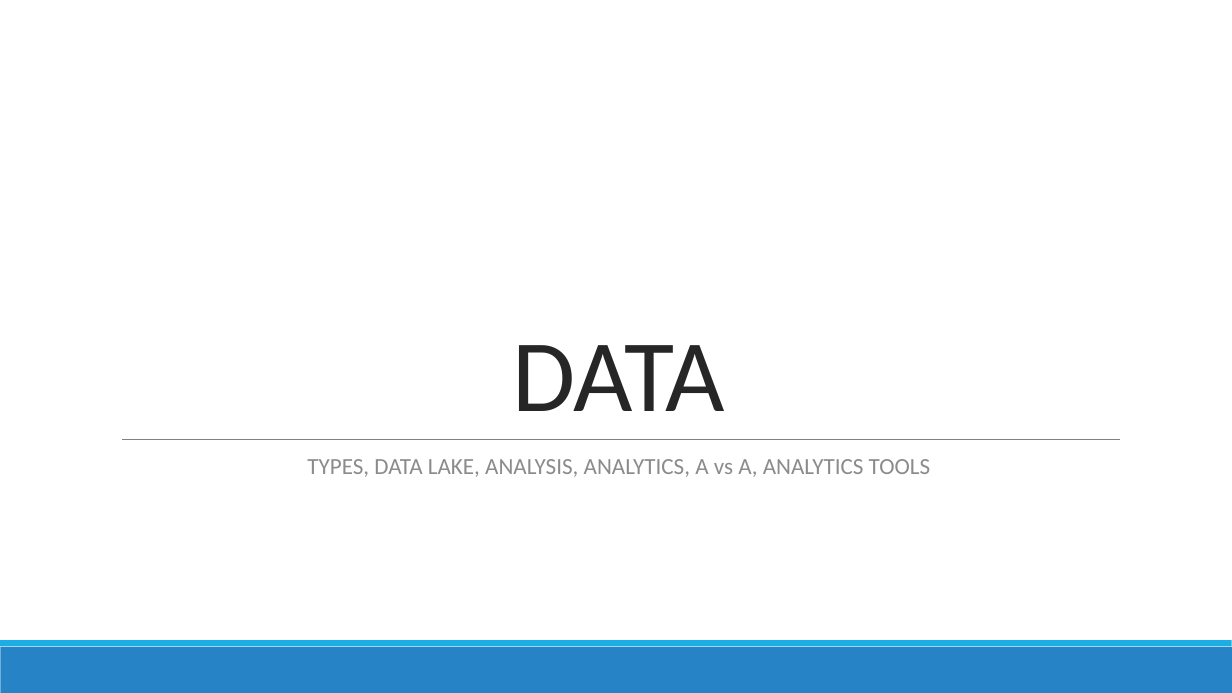
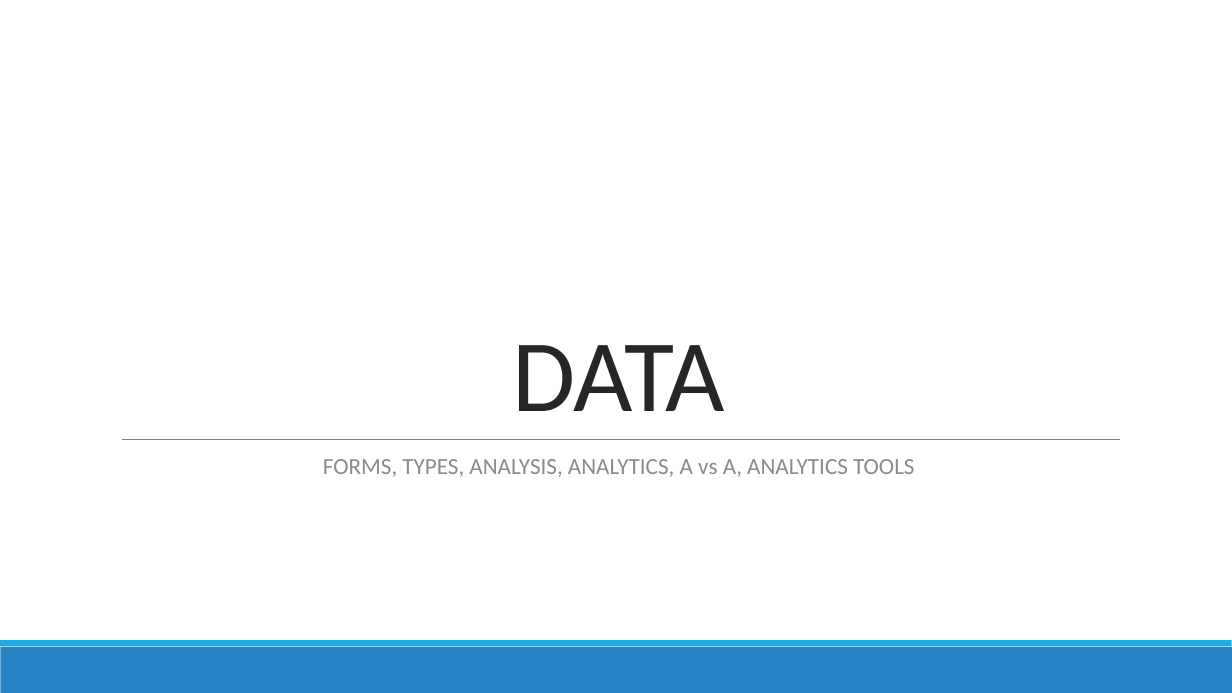
Before and after one commit to DistributedSystems-Fall2018-NEDUET/project-dist_sys, a slide deck: slide 6 of Project Interim Submission/Generic DS Framework.pptx. Drawn at 1232x693 pixels with LibreOffice and Linux fonts; fonts in the diff are those of the drawing. Boxes give left, top, right and bottom in pixels: in the first picture for what was removed or moved away, otherwise in the second. Text is boxed around its words. In the diff, an @@ line names an element or a change of style, - is before the commit and + after.

Commit message:
update slides
Updated: Data and Big Data header slides, add new content

```diff
--- a/Project Interim Submission/Generic DS Framework.pptx
+++ b/Project Interim Submission/Generic DS Framework.pptx
@@ text at bbox=[323, 459, 914, 477]: text changed @@
-  TYPES, DATA LAKE, ANALYSIS, ANALYTICS, A vs A, ANALYTICS TOOLS
+  FORMS, TYPES, ANALYSIS, ANALYTICS, A vs A, ANALYTICS TOOLS
```
Also in this commit, not shown: 1 other slide changed.
